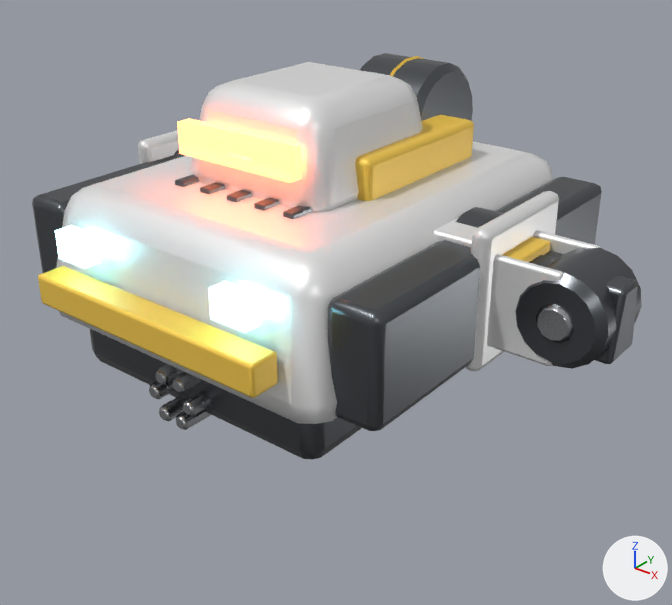
Renders of the glTF model public/assets/models/robots/biped/auto.glb from each side of a commit.
Camera for both pictures: a 50 mm camera at (0.754, -0.913, 0.465) aimed at (0.08, -0.07, -0.058). The lights are fixed; the arrows at lower right show +X, +Y and +Z. The older version comes first. Vertices at exactly the same position are counted once.

In view in the first picture: 'Barrel', 'Hull', 'LegLower', 'LegUpper', 'Turret'.
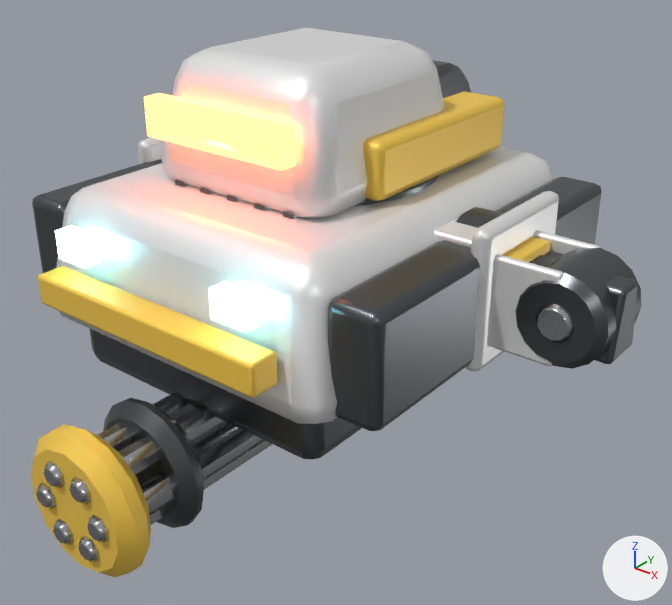
Boxes [x1, y1, x2, y2] around the edits, measured in the pictures (672 x 605 px; the box of a moved part takes in the faces that stretch with it):
'Turret', rescaled (21% wider, 26% taller)
    before: [177, 62, 474, 212]
    after: [144, 28, 504, 218]
'Barrel', reshaped
    before: [149, 364, 211, 430]
    after: [31, 393, 272, 577]
part 1 of me_barrel, moved or reshaped (not visible before)
    after: [103, 398, 204, 528]
part 2 of me_barrel, moved or reshaped
    before: [183, 391, 211, 416]
    after: [87, 427, 263, 543]
part 3 of me_barrel, moved or reshaped
    before: [172, 372, 201, 393]
    after: [70, 405, 224, 505]
part 4 of me_barrel, moved or reshaped
    before: [155, 364, 184, 385]
    after: [44, 393, 196, 488]
part 5 of me_barrel, moved or reshaped
    before: [149, 381, 175, 400]
    after: [36, 482, 57, 509]
part 6 of me_barrel, moved or reshaped
    before: [159, 396, 186, 422]
    after: [53, 421, 236, 545]
part 7 of me_barrel, moved or reshaped
    before: [176, 409, 211, 430]
    after: [79, 440, 272, 562]
part 8 of me_barrel, added (yellow)
    after: [31, 424, 151, 577]

What changed in the scene script:
```text
Change me_barrel:
    used by ob_barrel; location = (0.0, 0.0, 0.0)
    remove me_barrel.from_pydata(...)  # 384 vertices, 736 faces; spans x -0.055..0.055, y -0.29..0.12, z -0.185..-0.075
    add me_barrel.from_pydata(...)  # 440 vertices, 844 faces; spans x -0.091..0.091, y -0.449..0.186, z -0.294..-0.108
    me_barrel part 1: the loose piece of 64 vertices spanning x -0.055..0.055, y -0.222..-0.198, z -0.185..-0.075 is scaled about the mesh origin by 1.55
    me_barrel part 2: the loose piece of 44 vertices spanning x 0.02..0.04, y -0.29..0.03, z -0.14..-0.12 is scaled about the mesh origin by 1.55
    me_barrel part 3: the loose piece of 42 vertices spanning x 0.005..0.025, y -0.29..0.03, z -0.114..-0.094 is scaled about the mesh origin by 1.55
    me_barrel part 4: the loose piece of 42 vertices spanning x -0.025..-0.005, y -0.29..0.03, z -0.114..-0.094 is scaled about the mesh origin by 1.55
    me_barrel part 5: the loose piece of 44 vertices spanning x -0.04..-0.02, y -0.29..0.03, z -0.14..-0.12 is scaled about the mesh origin by 1.55
    me_barrel part 6: the loose piece of 42 vertices spanning x -0.025..-0.005, y -0.29..0.03, z -0.166..-0.146 is scaled about the mesh origin by 1.55
    me_barrel part 7: the loose piece of 42 vertices spanning x 0.005..0.025, y -0.29..0.03, z -0.166..-0.146 is scaled about the mesh origin by 1.55
    me_barrel part 8: a new loose piece of 56 vertices spanning x -0.091..0.091, y -0.442..-0.395, z -0.294..-0.108, in mat_hazard (yellow #f9ce50)
    other edits to the shape of me_barrel do not show in these pictures
    add me_barrel.materials.append(mat_hazard)  # yellow #f9ce50
Change me_turret:
    used by ob_turret; location = (0.0, 0.0, 0.0)
    remove me_turret.from_pydata(...)  # 216 vertices, 416 faces; spans x -0.13..0.13, y -0.165..0.17, z 0.03..0.21
    add me_turret.from_pydata(...)  # 216 vertices, 416 faces; spans x -0.156..0.156, y -0.198..0.204, z 0.036..0.252
    me_turret part 9: the whole mesh is scaled about the mesh origin by 1.2
```
